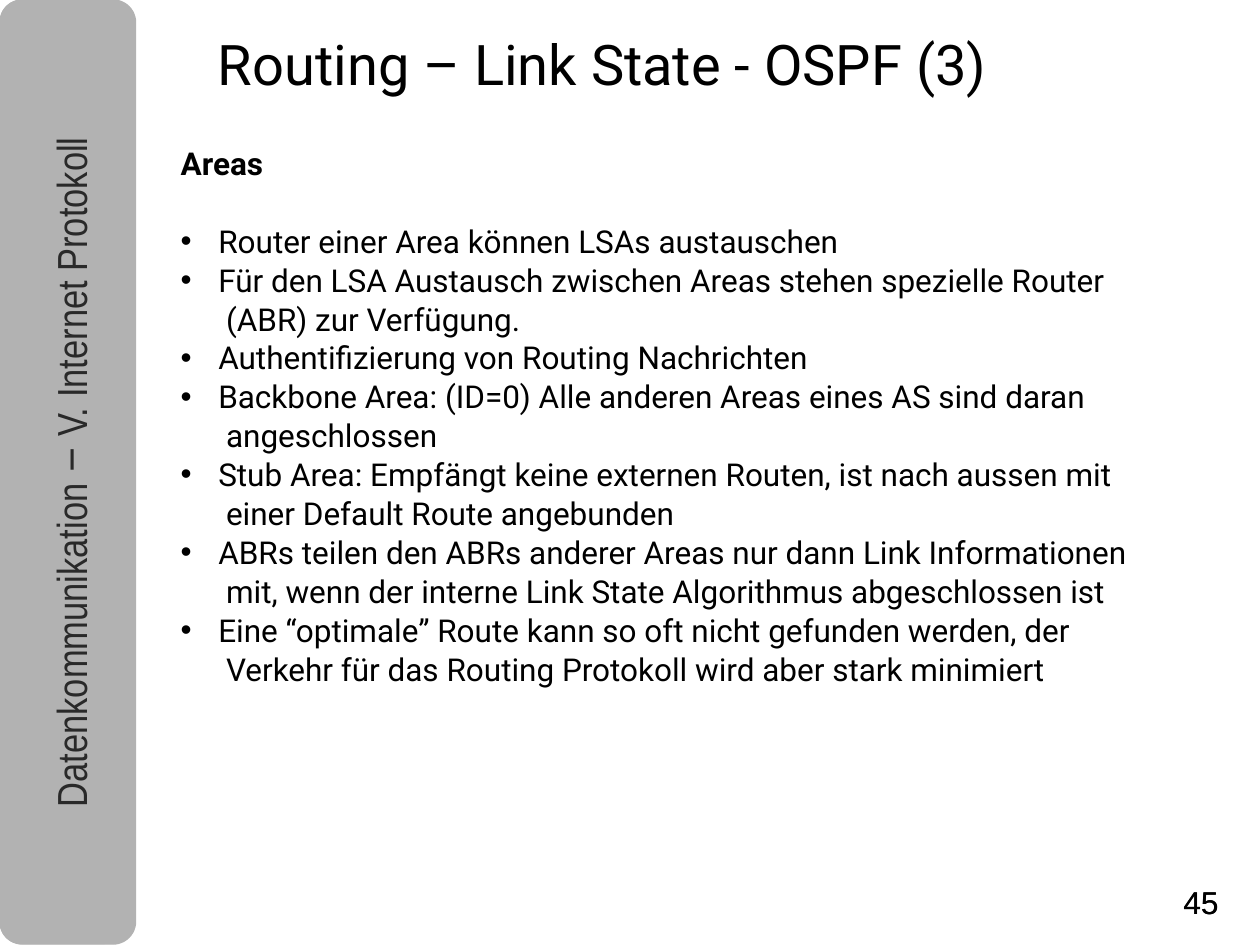
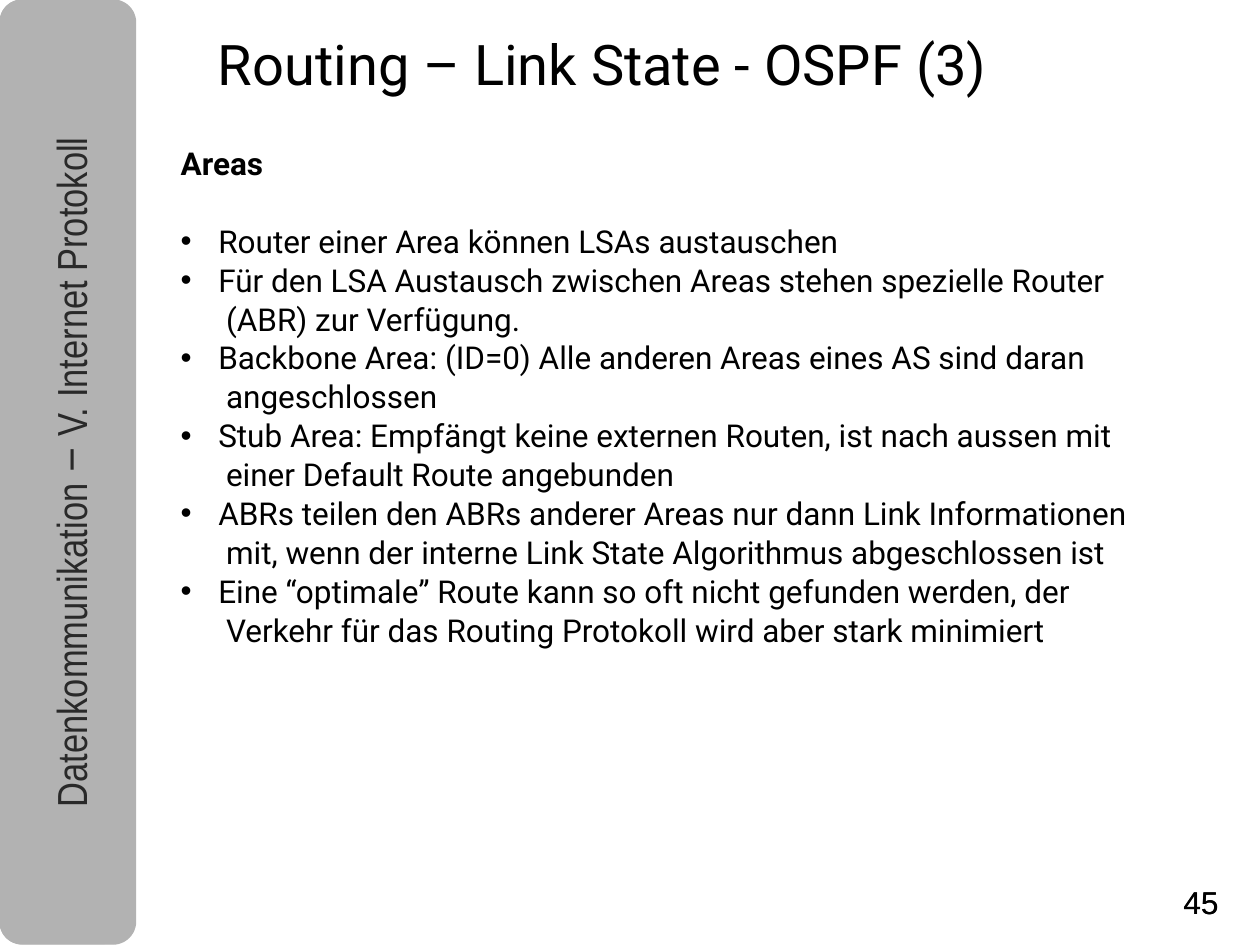
Before and after one commit to tpo/Datenkomm_Skripte, a slide deck: slide 45 of Datenkommunikation_5_Internet_Protokoll_V1.11.odp. Drawn at 1260x945 pixels with LibreOffice and Linux fonts; fonts in the diff are those of the drawing. Boxes give left, top, right and bottom in pixels: in the first picture for what was removed or moved away, otherwise in the second. Text is boxed around its words. In the diff, an @@ line names an element or a change of style, - is before the commit and + after.

```diff
--- a/Datenkommunikation_5_Internet_Protokoll_V1.11.odp
+++ b/Datenkommunikation_5_Internet_Protokoll_V1.11.odp
@@ text at [218, 345, 808, 376]: paragraph removed @@
-• Authentifizierung von Routing Nachrichten
```
Also in this commit, not shown: 1 other slide changed.
